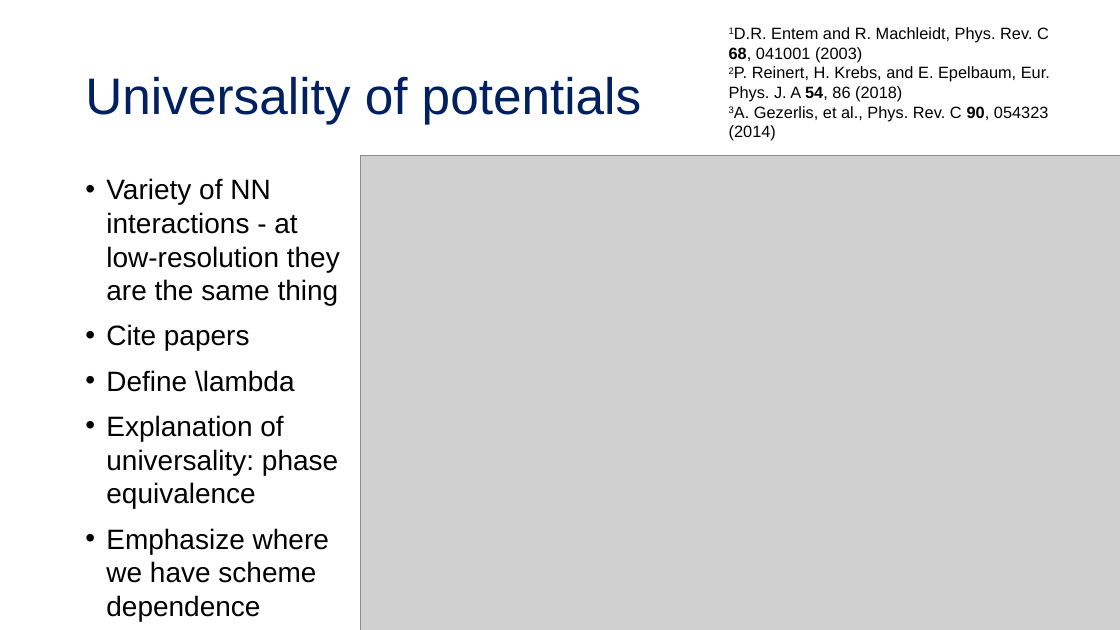
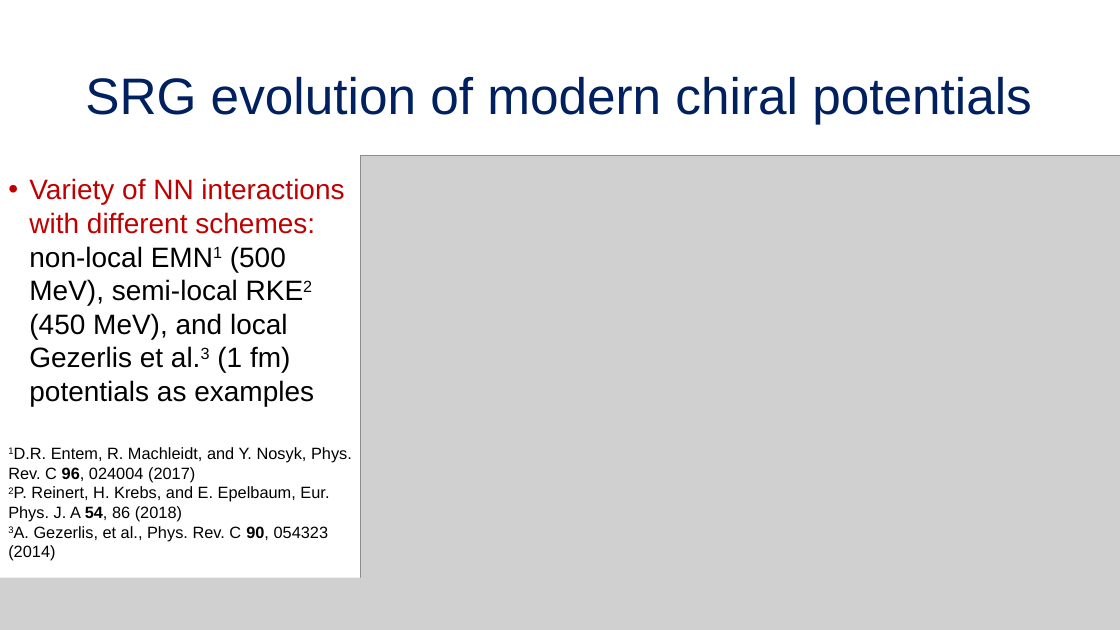
Before and after one commit to tropiano4/tropiano-srg, a slide deck: slide 9 of Presentations/NUCLEI_June2020/tropiano_nuclei_2020.pptx (slide 4 before the commit). Drawn at 1120x630 pixels with LibreOffice and Linux fonts; fonts in the diff are those of the drawing; grey boxes stand for pictures. Boxes give left, top, right and bottom in pixels: in the first picture for what was removed or moved away, otherwise in the second. Text is boxed around its words. In the diff, an @@ line names an element or a change of style, - is before the commit and + after.

```diff
--- a/Presentations/NUCLEI_June2020/tropiano_nuclei_2020.pptx
+++ b/Presentations/NUCLEI_June2020/tropiano_nuclei_2020.pptx
@@ title at box(85, 76, 1032, 125): text changed @@
-Universality of potentials
+SRG evolution of modern chiral potentials
@@ text at box(29, 178, 344, 406): text changed @@
-• Variety of NN interactions - at low-resolution they are the same thing
-• Cite papers
-• Define \lambda
-• Explanation of universality: phase equivalence
-• Emphasize where we have scheme dependence
+• Variety of NN interactions with different schemes: non-local EMN1 (500 MeV), semi-local RKE2 (450 MeV), and local Gezerlis et al.3 (1 fm) potentials as examples
@@ text "1D.R. Entem, R. Machleidt, and ...": place and size @@
-text "1D.R. Entem, R. Machleidt, and ..." at box(729, 27, 1050, 141)
+text "1D.R. Entem, R. Machleidt, and ..." at box(8, 447, 352, 561)
@@ text at box(8, 447, 352, 483): text changed @@
-1D.R. Entem and R. Machleidt, Phys. Rev. C 68, 041001 (2003)
+1D.R. Entem, R. Machleidt, and Y. Nosyk, Phys. Rev. C 96, 024004 (2017)
@@ picture added at box(0, 578, 371, 630) @@
```
Also in this commit, not shown: 6 other slides changed, 15 slides added, 9 slides removed.
